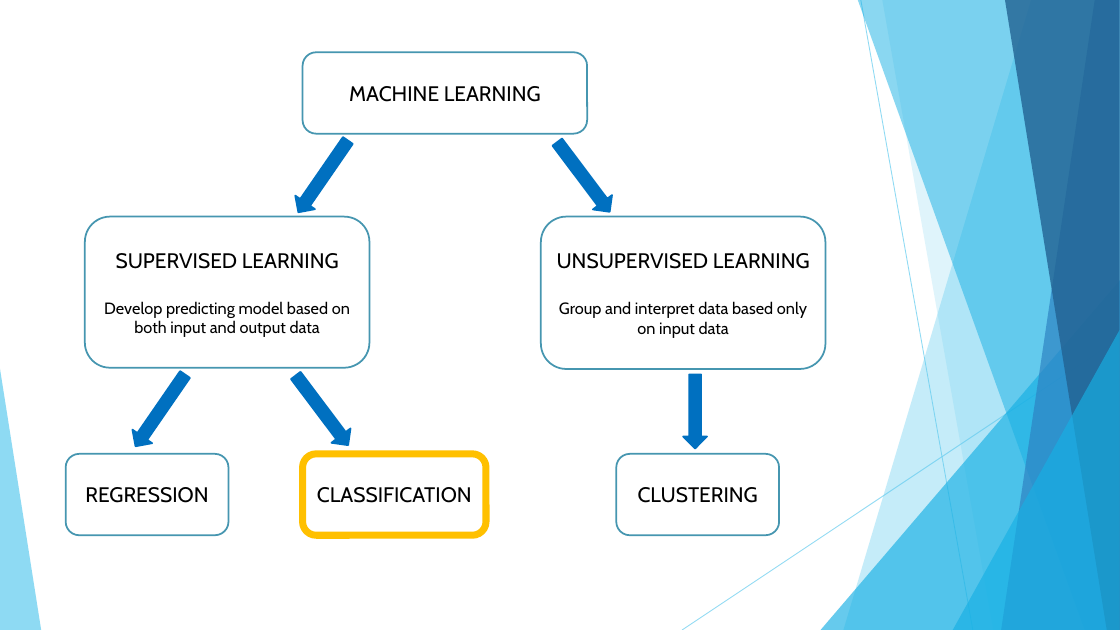
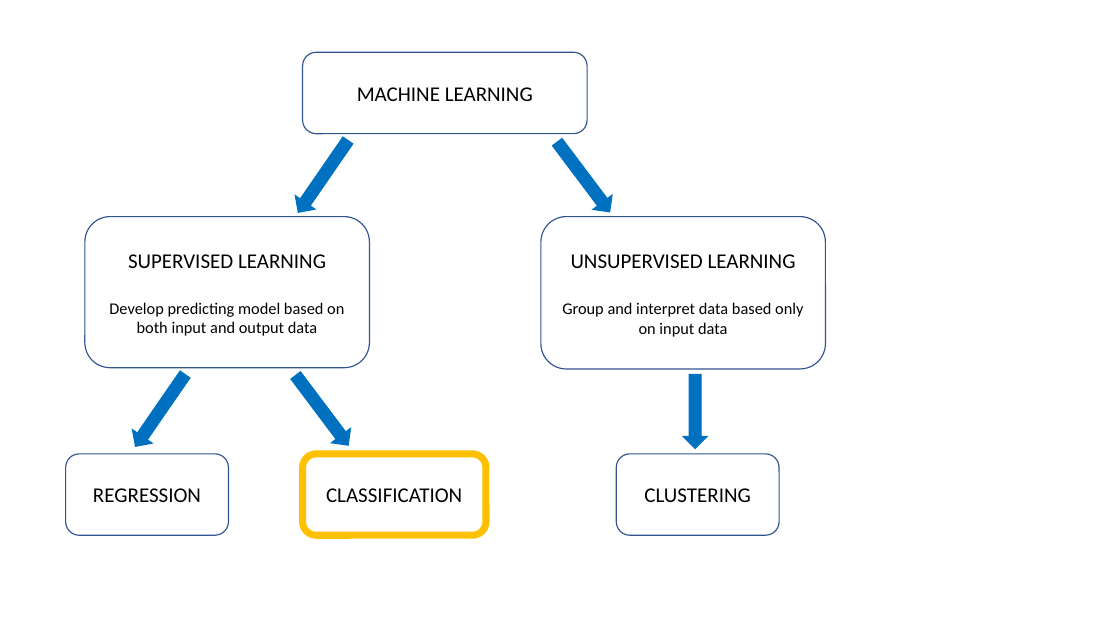
Before and after one commit to MarcoCalbucci/DataAnalytics, a slide deck: slide 3 of PredictiveModeling/Classification/Classification.pptx. Drawn at 1120x630 pixels with LibreOffice and Linux fonts; fonts in the diff are those of the drawing. Boxes give left, top, right and bottom in pixels: in the first picture for what was removed or moved away, otherwise in the second. Text is boxed around its words. In the diff, an @@ line names an element or a change of style, - is before the commit and + after.

Commit message:
PredictiveModeling: modificati e spostati diversi file

```diff
--- a/PredictiveModeling/Classification/Classification.pptx
+++ b/PredictiveModeling/Classification/Classification.pptx
@@ group removed at box(0, 0, 1120, 630): 5 freeform shapes, 3 triangles, 2 lines @@
@@ outline #0070C0 1.5 pt to #0070C0 1 pt in 4 elements at box(289, 134, 358, 219), box(548, 135, 620, 219), box(126, 367, 195, 453), box(286, 368, 357, 452) @@
@@ rounded rectangle "CLASSIFICATION" at box(302, 454, 486, 535): font Cabin to Calibri @@
@@ font Cabin to Calibri; outline #4696B1 1.5 pt to #325491 1 pt in 5 elements at box(302, 52, 587, 134), box(85, 217, 370, 368), box(541, 217, 826, 369), box(66, 454, 229, 535), box(617, 454, 780, 535) @@
```
Also in this commit, not shown: 1 other slide changed, 4 slides added, 1 slide removed, 10 other files.
